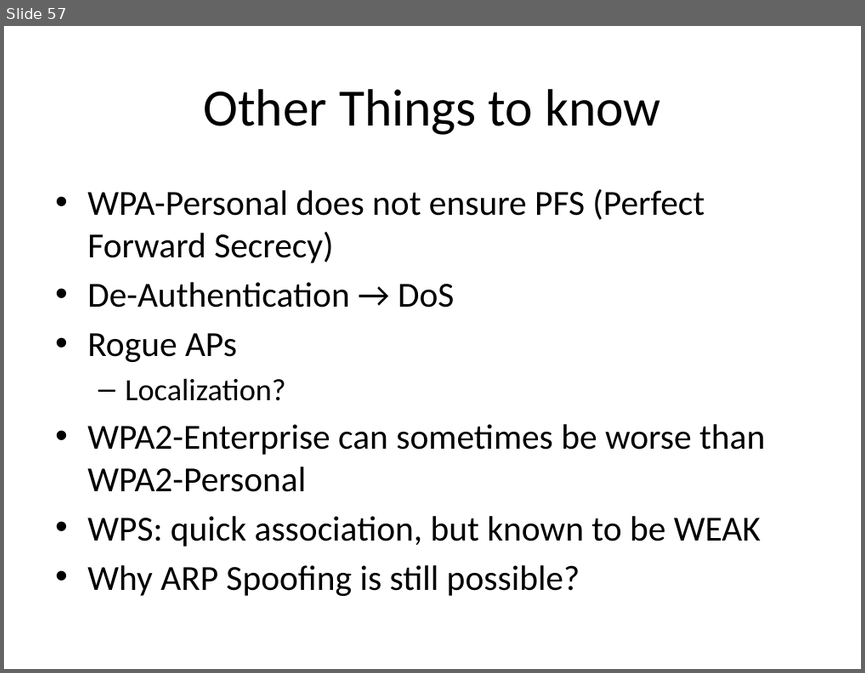
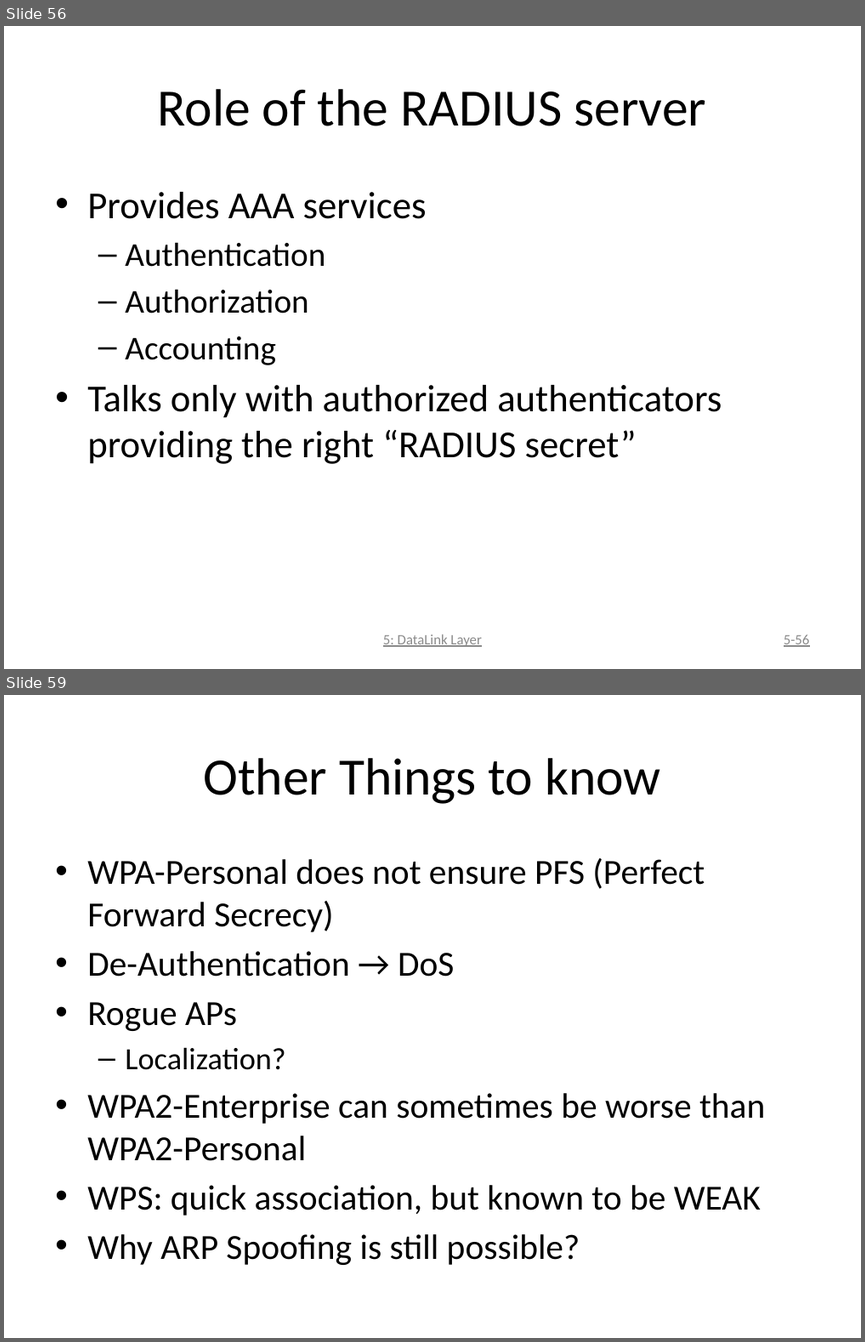
Before and after one commit to DeMaCS-UNICAL/NetworkSecurity, a slide deck: slides/LAYER2-ISSUES.pptx. Shown one above the other, each under a label of ours: slide 57 before the commit, slides 56 and 59 after it; the slides between them are not shown. The pictures are 865x673 and 865x1342 pixels, drawn with LibreOffice and Linux fonts; fonts in the diff are those of the drawing. Boxes give left, top, right and bottom in pixels: in the first picture for what was removed or moved away, otherwise in the second. Text is boxed around its words. In the diff, an @@ line names an element or a change of style, - is before the commit and + after.

```diff
--- a/slides/LAYER2-ISSUES.pptx
+++ b/slides/LAYER2-ISSUES.pptx
@@ slide 56 added at [4, 26, 861, 669], background #FFFFFF @@
@@ title added at [157, 89, 706, 126], 44 pt, text #000000 @@
+Role of the RADIUS server
@@ text added at [87, 192, 721, 464], 32 pt, text #000000 @@
+• Provides AAA services
+  – Authentication
+  – Authorization
+  – Accounting
+• Talks only with authorized authenticators providing the right “RADIUS secret”
@@ text added at [383, 634, 481, 646], 12 pt, text #8C8C8C @@
+5: DataLink Layer
@@ page number added at [783, 635, 810, 646], 12 pt, text #8C8C8C @@
+5-56
@@ what was slide 57 is now slide 59 @@
```
Also in this commit, not shown: 5 slides changed, 3 other slides added.
